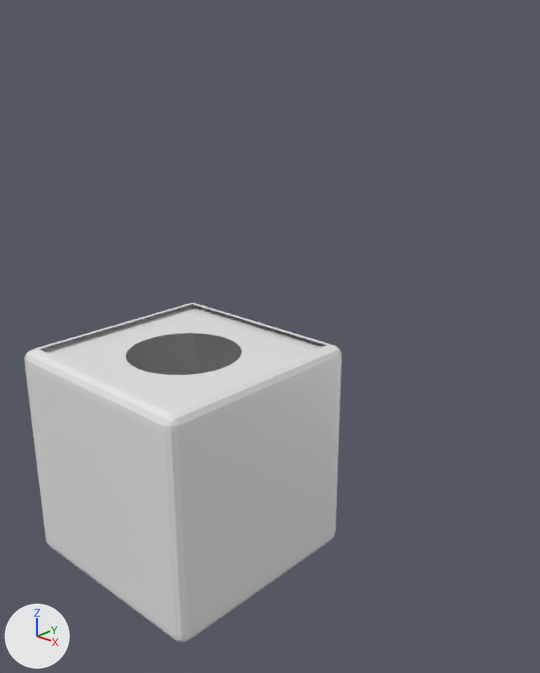
An edit to the Blender file schéma_RecuH2O.blend, drawn before and after from the same camera.
Camera for both pictures: a camera (50 mm lens) standing at (4.66, -3.95, 3.3) and looking at (0.57, 0.48, 1.11). The lights are fixed; the arrows at lower left show +X, +Y and +Z.

The older version as bpy lines, for what is in view:
```python
me_cube = bpy.data.meshes.new('Cube')
me_cube.from_pydata(...)  # 208 vertices, 164 faces; spans x -1.0..1.0, y -1.0..1.0, z -1.0..1.0
me_cube.materials.append(mat_material)  # white #e7e7e7
ob_cube = bpy.data.objects.new('Cube', me_cube)
ob_cube.location = (0.0, 0.0, 0.0)
```
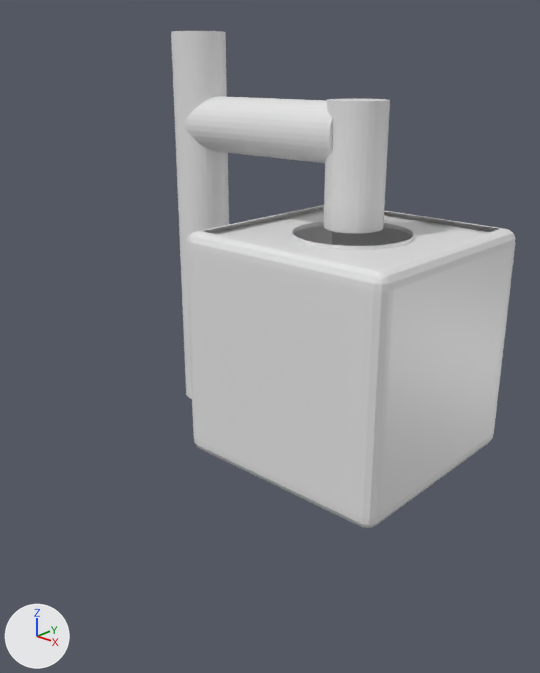
Where the change shows, as pixel boxes (x1, y1, x2, y2) in the pictures (540 x 673 px; the box of a moved part takes in the faces that stretch with it):
'Cube', reshaped (8% wider, 46% taller): before (25, 303, 342, 642); after (171, 31, 515, 528)
part 1 of me_cube, moved or reshaped: before (42, 306, 323, 409); after (213, 209, 492, 268)
part 3 of me_cube, moved or reshaped: before (25, 303, 342, 642); after (186, 205, 515, 528)
part 4 of me_cube, moved or reshaped: before (126, 333, 195, 375); after (293, 225, 332, 245)
part 6 of me_cube, added: after (171, 31, 229, 399)
part 7 of me_cube, added: after (324, 99, 390, 233)
part 8 of me_cube, added: after (183, 96, 333, 163)
part 9 of me_cube, added: after (292, 221, 414, 250)

The change in detail:
me_cube is used by ob_cube; location (0.0, 0.0, 0.0).
me_cube had 208 vertices, 164 faces and spanned x -1.0..1.0, y -1.0..1.0, z -1.0..1.0.
me_cube now has 464 vertices, 298 faces and spans x -1.01..2.01, y 0.01..2.01, z 0.01..3.57.
me_cube part 1: the loose piece of 40 vertices spanning x -0.95..0.95, y -0.95..0.95, z -0.95..0.95 is moved by (1.01, 1.01, 1.01).
me_cube part 2: the loose piece of 4 vertices spanning x -0.95, y -0.95..0.95, z -0.95..0.95 is moved by (1.01, 1.01, 1.01).
me_cube part 3: the loose piece of 156 vertices spanning x -1.0..1.0, y -1.0..1.0, z -1.0..1.0 is moved by (1.01, 1.01, 1.01).
me_cube part 4: the loose piece of 4 vertices spanning x -0.95, y -0.95..0.95, z -0.95..0.95 is moved by (1.01, 1.01, 1.01).
me_cube part 5: the loose piece of 4 vertices spanning x -0.95, y -0.95..0.95, z -0.95..0.95 is moved by (1.01, 1.01, 1.01).
me_cube part 6: a new loose piece, a 32-sided cylinder along z spanning x -1.01..-0.52, y 0.73..1.22, z 0.02..3.57, in mat_material (white #e7e7e7).
me_cube part 7: a new loose piece, a 32-sided cylinder along z spanning x 0.77..1.26, y 0.76..1.25, z 2.04..3.04, in mat_material (white #e7e7e7).
me_cube part 8: a new loose piece, a 32-sided cylinder along x spanning x -0.77..0.96, y 0.73..1.22, z 2.53..3.02, in mat_material (white #e7e7e7).
me_cube part 9: a new loose piece of 64 vertices spanning x 0.51..1.51, y 0.51..1.51, z 1.96..1.99, in mat_material (white #e7e7e7).
